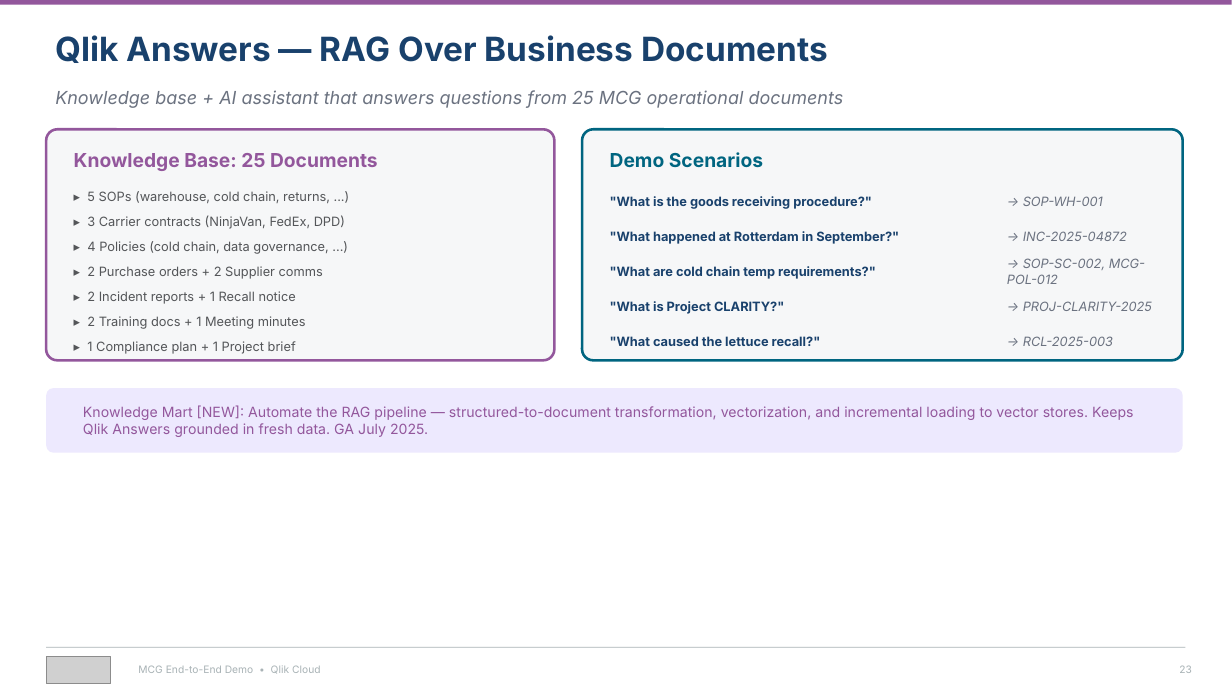
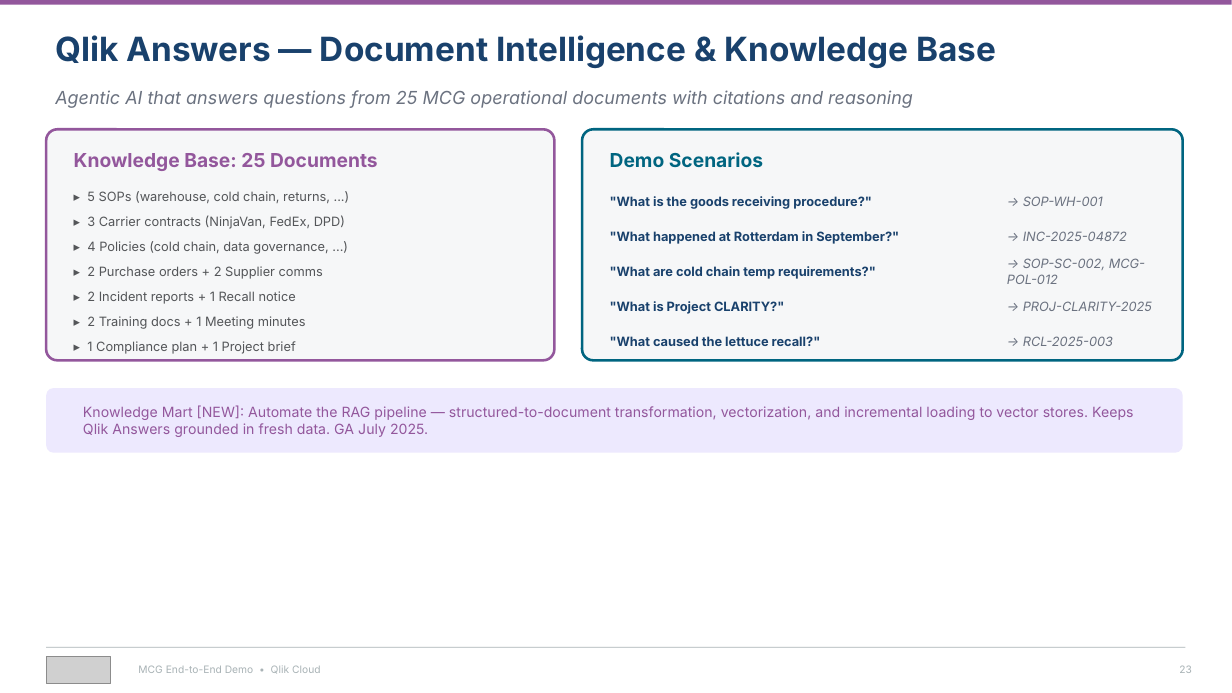
Before and after one commit to robertschoenfeldqlik/meridan_retail_group_qlik_demo_assets, a slide deck: slide 23 of MCG_Demo_Overview_Four_Stories.pptx. Drawn at 1232x693 pixels with LibreOffice and Linux fonts; fonts in the diff are those of the drawing; grey boxes stand for pictures. Boxes give left, top, right and bottom in pixels: in the first picture for what was removed or moved away, otherwise in the second. Text is boxed around its words. In the diff, an @@ line names an element or a change of style, - is before the commit and + after.

```diff
--- a/MCG_Demo_Overview_Four_Stories.pptx
+++ b/MCG_Demo_Overview_Four_Stories.pptx
@@ text at [55,35,996,68]: text changed @@
-Qlik Answers — RAG Over Business Documents
+Qlik Answers — Document Intelligence & Knowledge Base
@@ text at [55,90,913,108]: text changed @@
-Knowledge base + AI assistant that answers questions from 25 MCG operational documents
+Agentic AI that answers questions from 25 MCG operational documents with citations and reasoning
```
Also in this commit, not shown: 5 other slides changed, 2 other files.
